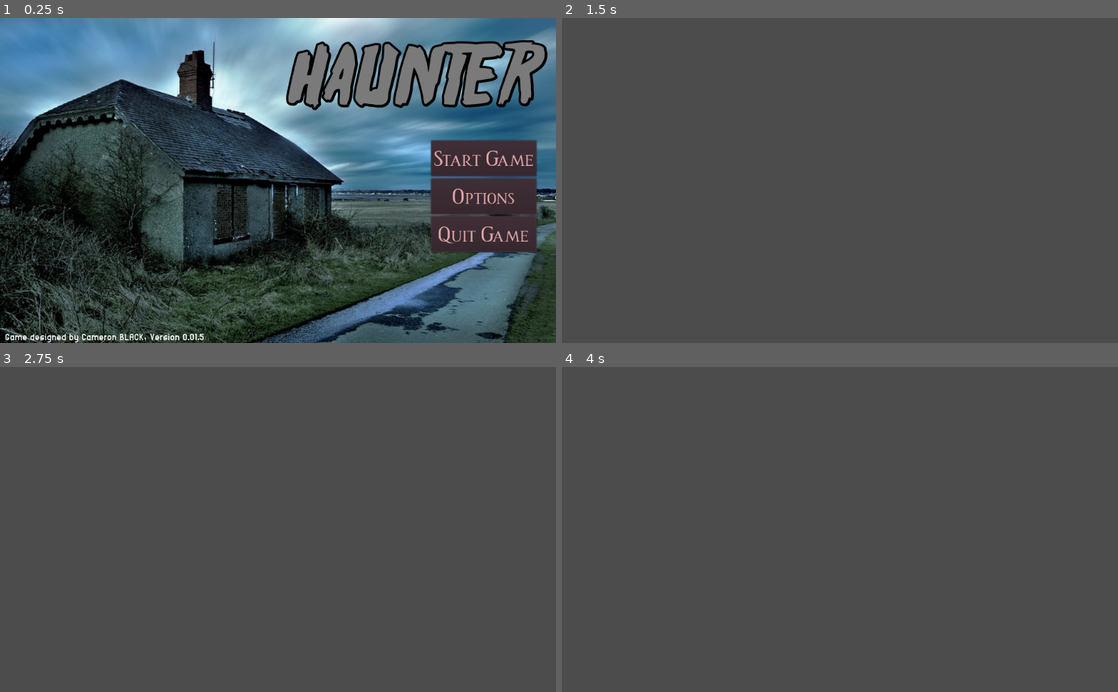
Above: before the commit, frames 1-4 (two rows, left to right).
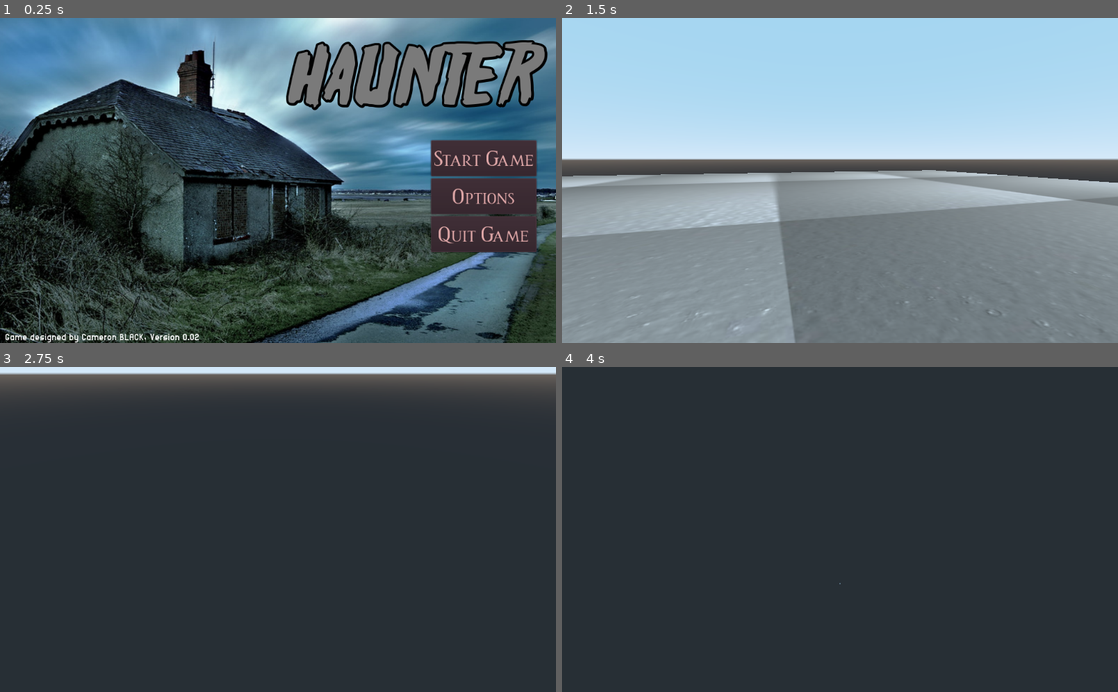
Above: after the commit, the same moments.

Repository: Camasamac/2022-Haunter
Game: Godot game, scene res://MainMenu/MainMenu.tscn
Same seed, same stepped clock (60 frames per second), same inputs: the game is played once before the commit and once after it.
Inputs (mouse positions are in pixels of both pictures, inside the frame that each line leads up to):
- Up to frame 1 (0.25 s): no input
- Up to frame 2 (1.5 s): click "Start Game" at 0.5 s; move the mouse to (962, 164) at 1.27 s; hold D (player_right, bound only after the commit) from 1.28 s (still down); hold Space (jump, bound only after the commit) from 1.28 s (still down)
- Up to frame 3 (2.75 s): move the mouse to (166, 545) at 2.02 s; release D (player_right, bound only after the commit) at 2.03 s; release Space (jump, bound only after the commit) at 2.03 s; hold S (player_backward, bound only after the commit) from 2.03 s (still down); tap Space (jump, bound only after the commit) at 2.1, 2.27, 2.57 s
- Up to frame 4 (4 s): tap Enter at 2.75 s; move the mouse to (895, 458) at 2.77 s; release S (player_backward, bound only after the commit) at 2.78 s; hold D (player_right, bound only after the commit) 2.78-3.53 s; hold Space (jump, bound only after the commit) 2.78-3.53 s; move the mouse to (812, 594) at 3.52 s; hold W (player_forward, bound only after the commit) from 3.53 s (still down); tap Space (jump, bound only after the commit) at 3.6, 3.77 s

The runs differ from the first frame. In frame 1, less than 0.1% of the frame differs, in the area x 35-37%, y 97-100%; in frame 2, 96%; in frame 3, 93%; in frame 4, 100%, in the area x 0-100%, y 0-100%.

Commit message:
Version 0.02: the Player
added the player capsule model, and the 75 lines of code that make the player able to move and look around using the mouse. However, the problem that has been encountered here is that the camera keeps falling through the goddamn floor (likely a gravity bug).

Diff:
--- a/GameScene/GameScene.tscn
+++ b/GameScene/GameScene.tscn
@@ -1,6 +1,7 @@
-[gd_scene load_steps=5 format=2]
+[gd_scene load_steps=6 format=2]
 
 [ext_resource path="res://Textures/drywall.jpg" type="Texture" id=1]
+[ext_resource path="res://Player.tscn" type="PackedScene" id=2]
 
 [sub_resource type="PlaneMesh" id=1]
 size = Vector2( 20, 20 )
@@ -26,3 +27,6 @@
 [node name="DirectionalLight" type="DirectionalLight" parent="."]
 transform = Transform( 0.5, -0.612372, 0.612372, 0, 0.707107, 0.707107, -0.866025, -0.353553, 0.353553, 0, 0, 0 )
 shadow_enabled = true
+
+[node name="Player" parent="." instance=ExtResource( 2 )]
+transform = Transform( 1, 0, 0, 0, 1, 0, 0, 0, 1, 0.39518, 0, -0.0390353 )
--- a/MainMenu/MainMenu.tscn
+++ b/MainMenu/MainMenu.tscn
@@ -106,7 +106,7 @@
 hint_tooltip = "Look forward to future updates!"
 mouse_filter = 1
 custom_fonts/font = SubResource( 3 )
-text = "Game designed by Cameron BLACK, Version 0.01.5"
+text = "Game designed by Cameron BLACK, Version 0.02"
 __meta__ = {
 "_editor_description_": "The version number should change with every edition of the game, or something new being added. The version should reach 1 when the game is finished."
 }
--- /dev/null
+++ b/Player.gd
@@ -0,0 +1,40 @@
+extends KinematicBody
+
+# Physics variables that will help for the player.
+var movementSpeed = 1.0 # How fast the player can move.
+var jumpStrength = 1.0 # How much force used to make player jump.
+var gravity = 10.0 # Gravity's strength.
+
+# cam look
+var minCamVerticalAngle = -90.0		# Limit camera view to straight down.
+var maxCamVerticalAngle = 90.0		# Limit camera view to straight up.
+var lookSensitivity = 0.5			# How fast camera moves. 'mouse sensitivity'.
+
+# vectors
+var playerVelocity : Vector3 = Vector3() 	# Players Velocity
+var mouseDelta : Vector2 = Vector2()			# How much the mouse has moved since last frame refresh.
+
+# player components
+onready var camera = get_node("Camera")		# "attach" the camera to access from script.
+
+func _ready():
+	pass
+
+# called when an input is detected
+func _input (event):
+	# did the mouse move?
+	if event is InputEventMouseMotion:
+		mouseDelta = event.relative
+
+# called every frame
+func _process (delta):
+	# rotate camera along X axis
+	camera.rotation_degrees -= Vector3(rad2deg(mouseDelta.y), 0, 0) * lookSensitivity * delta
+	# clamp the vertical camera rotation
+	camera.rotation_degrees.x = clamp(camera.rotation_degrees.x, minCamVerticalAngle, maxCamVerticalAngle)
+
+	# rotate player along Y axis
+	rotation_degrees -= Vector3(0, rad2deg(mouseDelta.x), 0) * lookSensitivity * delta
+
+	# reset the mouse delta vector
+	mouseDelta = Vector2()
--- /dev/null
+++ b/Player.tscn
@@ -0,0 +1,20 @@
+[gd_scene load_steps=4 format=2]
+
+[ext_resource path="res://default_env.tres" type="Environment" id=1]
+[ext_resource path="res://Scripts/Player.gd" type="Script" id=2]
+
+[sub_resource type="CapsuleShape" id=1]
+radius = 0.75
+height = 1.75
+
+[node name="Player" type="KinematicBody"]
+script = ExtResource( 2 )
+
+[node name="CollisionShape" type="CollisionShape" parent="."]
+transform = Transform( 1, 0, 0, 0, -4.37114e-08, -1, 0, 1, -4.37114e-08, 0, 0, 0 )
+shape = SubResource( 1 )
+
+[node name="Camera" type="Camera" parent="."]
+transform = Transform( 1, 0, 0, 0, 1, 0, 0, 0, 1, 0, 1, 0 )
+environment = ExtResource( 1 )
+current = true
--- /dev/null
+++ b/Scripts/Player.gd
@@ -0,0 +1,72 @@
+extends KinematicBody
+
+# Physics variables that will help for the player.
+var movementSpeed = 1.0 # How fast the player can move.
+var jumpStrength = 1.0 # How much force used to make player jump.
+var gravity = 1 # Gravity's strength.
+
+# cam look
+var minCamVerticalAngle = -90.0		# Limit camera view to straight down.
+var maxCamVerticalAngle = 90.0		# Limit camera view to straight up.
+var lookSensitivity = 0.5			# How fast camera moves. 'mouse sensitivity'.
+
+# vectors
+var playerVelocity : Vector3 = Vector3() 	# Players Velocity
+var mouseDelta : Vector2 = Vector2()			# How much the mouse has moved since last frame refresh.
+
+# player components
+onready var camera = get_node("Camera")		# "attach" the camera to access from script.
+
+func _ready():
+	pass
+
+# called when an input is detected
+func _input (event):
+	# did the mouse move?
+	if event is InputEventMouseMotion:
+		mouseDelta = event.relative
+
+# called every frame
+func _process (delta):
+	# rotate camera along X axis
+	camera.rotation_degrees -= Vector3(rad2deg(mouseDelta.y), 0, 0) * lookSensitivity * delta
+	# clamp the vertical camera rotation
+	camera.rotation_degrees.x = clamp(camera.rotation_degrees.x, minCamVerticalAngle, maxCamVerticalAngle)
+
+	# rotate player along Y axis
+	rotation_degrees -= Vector3(0, rad2deg(mouseDelta.x), 0) * lookSensitivity * delta
+
+	# reset the mouse delta vector
+	mouseDelta = Vector2()
+
+# called every physics step
+func _physics_process (delta):
+	# reset the x and z velocity
+	playerVelocity.x = 0
+	playerVelocity.z = 0
+	var input = Vector2()
+	# movement inputs
+	if Input.is_action_pressed("player_forward"):
+		input.y -= 1
+	if Input.is_action_pressed("player_backward"):
+		input.y += 1
+	if Input.is_action_pressed("player_left"):
+		input.x -= 1
+	if Input.is_action_pressed("player_right"):
+		input.x += 1
+	# normalize the input so we can't move faster diagonally
+	input = input.normalized()
+	# get our forward and right directions
+	var forward = global_transform.basis.z
+	var right = global_transform.basis.x
+	# set the velocity
+	playerVelocity.z = (forward * input.y + right * input.x).z * movementSpeed
+	playerVelocity.x = (forward * input.y + right * input.x).x * movementSpeed
+	# apply gravity
+	playerVelocity.y -= gravity * delta
+#	print(playerVelocity.y)
+	# move the player
+	playerVelocity = move_and_slide(playerVelocity, Vector3.UP)
+	# jump if we press the jump button and are standing on the floor
+	if Input.is_action_pressed("jump") and is_on_floor():
+		playerVelocity.y = jumpStrength
--- a/project.godot
+++ b/project.godot
@@ -18,6 +18,39 @@
 run/main_scene="res://MainMenu/MainMenu.tscn"
 config/icon="res://icon.png"
 
+[input]
+
+player_forward={
+"deadzone": 0.5,
+"events": [ Object(InputEventKey,"resource_local_to_scene":false,"resource_name":"","device":0,"alt":false,"shift":false,"control":false,"meta":false,"command":false,"pressed":false,"scancode":0,"physical_scancode":87,"unicode":0,"echo":false,"script":null)
+ ]
+}
+player_backward={
+"deadzone": 0.5,
+"events": [ Object(InputEventKey,"resource_local_to_scene":false,"resource_name":"","device":0,"alt":false,"shift":false,"control":false,"meta":false,"command":false,"pressed":false,"scancode":0,"physical_scancode":83,"unicode":0,"echo":false,"script":null)
+ ]
+}
+player_left={
+"deadzone": 0.5,
+"events": [ Object(InputEventKey,"resource_local_to_scene":false,"resource_name":"","device":0,"alt":false,"shift":false,"control":false,"meta":false,"command":false,"pressed":false,"scancode":0,"physical_scancode":65,"unicode":0,"echo":false,"script":null)
+ ]
+}
+player_right={
+"deadzone": 0.5,
+"events": [ Object(InputEventKey,"resource_local_to_scene":false,"resource_name":"","device":0,"alt":false,"shift":false,"control":false,"meta":false,"command":false,"pressed":false,"scancode":0,"physical_scancode":68,"unicode":0,"echo":false,"script":null)
+ ]
+}
+jump={
+"deadzone": 0.5,
+"events": [ Object(InputEventKey,"resource_local_to_scene":false,"resource_name":"","device":0,"alt":false,"shift":false,"control":false,"meta":false,"command":false,"pressed":false,"scancode":0,"physical_scancode":32,"unicode":0,"echo":false,"script":null)
+ ]
+}
+shoot={
+"deadzone": 0.5,
+"events": [ Object(InputEventMouseButton,"resource_local_to_scene":false,"resource_name":"","device":0,"alt":false,"shift":false,"control":false,"meta":false,"command":false,"button_mask":0,"position":Vector2( 0, 0 ),"global_position":Vector2( 0, 0 ),"factor":1.0,"button_index":1,"pressed":false,"doubleclick":false,"script":null)
+ ]
+}
+
 [physics]
 
 common/enable_pause_aware_picking=true
Not shown, changed: Textures/drywall.jpg.import
